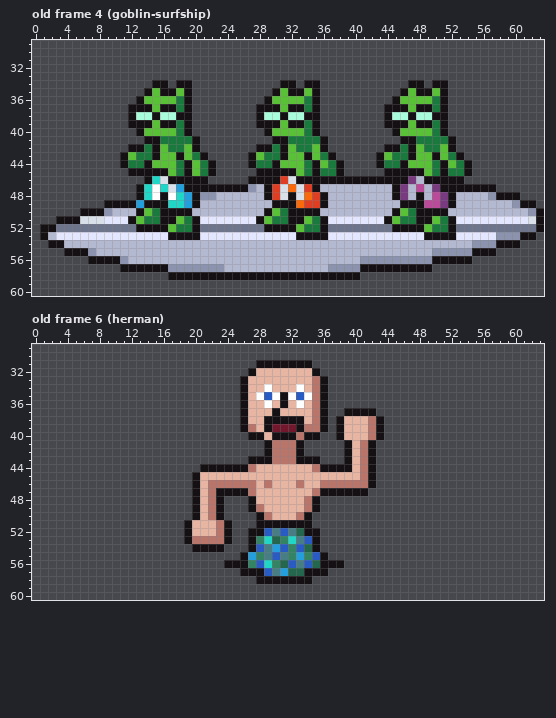
Pixel-art file: editables/enemies.aseprite. Above, as it was before the edit.
64x64 pixels, 6 frames. Shown: old frame 4 (goblin-surfship): x 0..63, y 29..60; old frame 6 (herman): x 0..63, y 29..60. The commit also changed other frames, which this record leaves out.
After:
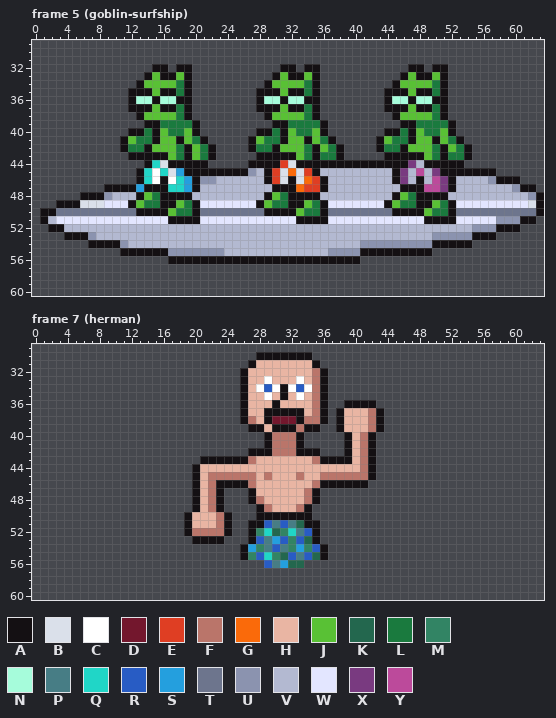
Palette (. is transparent): A #141013  B #dae0ea  C #ffffff  D #73172d  E #df3e23  F #ba756a  G #fa6a0a  H #e9b5a3  J #59c135  K #23674e  L #1a7a3e  M #328464  N #a6fcdb  P #477d85  Q #20d6c7  R #285cc4  S #249fde  T #6d758d  U #8b93af  V #b3b9d1  W #e3e6ff  X #793a80  Y #bc4a9b
From old to new:
frames 6 -> 7
--- frame 5 (goblin-surfship) against old frame 4 (goblin-surfship), layers "Layer 4", "Layer 2"
@@ x 0..63 @@
 31 ................................................................
-32 ................................................................
-33 ................................................................
-34 ...............AA.AA...........AA.AA...........AA.AA............
-35 ..............AJAAJA..........AJAAJA..........AJAAJA............
-36 .............AJJJJLA.........AJJJJLA.........AJJJJLA............
+32 ...............AA.AA...........AA.AA...........AA.AA............
+33 ..............AJAAJA..........AJAAJA..........AJAAJA............
+34 .............AJJJJLA.........AJJJJLA.........AJJJJLA............
+35 ............AAAJAALA........AAAJAALA........AAAJAALA............
+36 ............ANNANNAA........ANNANNAA........ANNANNAA............
 37 ............AAAJAALA........AAAJAALA........AAAJAALA............
-38 ............ANNANNAA........ANNANNAA........ANNANNAA............
-39 ............AAAJAALA........AAAJAALA........AAAJAALA............
-40 .............AJJJJLA.........AJJJJLA.........AJJJJLA............
-41 ..............AALLLLA.........AALLLLA.........AALLLLA...........
-42 ............AALAJLLJA.......AALAJLLJA.......AALAJLLJA...........
-43 ...........AJLLAJJAJLA.....AJLLAJJAJLA.....AJLLAJJAJLA..........
-44 ...........ALLAJJJLAJLA....ALLAJJJLAJLA....ALLAJJJLAJLA.........
-45 ............AAAAAJLAJLA.....AAAAAJLALLA.....AAAAAJLALLA.........
-46 ..............AQBAAAAA.....AAAAEBAAAAAAAAAAAAAAXVAAAAA..........
-47 .............AQCQBSAAAAAAAAUVAEBGBEAVVVVVVVVVAXVYVXAAAAAAA......
-48 .............AQCACQSAUUVVVVVVAEBABGEAVVVVVVVVAXVAVYXAVVVVUAAA...
-49 .........AAAASAAAQQSAVVVVVVVVVAAAGEEAVVVVVVVVVAAAYYXAVVVVVVVUAA.
-50 ......AAAUVVVAJLAAAAVVVVVVVVVAJLAAAAVVVVVVVVVAJLAAAAVVVVVVVVVVUA
-51 ...AAABBBWWWAJLLAAJLAWWWWWWWAJLLAAJLAWWWWWWWAJLLAAJLAWWWWWWWWWBA
-52 .AATTTTTTTTTTAAAAJLLATTTTTTTTAAAAJLLATTTTTTTTAAAAJLLATTTTTTTTTTA
-53 .AVWWWWWWWWWWWWWWAAAAWWWWWWWWWWWWAAAAWWWWWWWWWWWWAAAAWWWWWUUUAA.
-54 ..AAVVVVVVVVVVVVVVVVVVVVVVVVVVVVVVVVVVVVVVVVVVVVVVVVVVVUUUAAA...
-55 ....AAAUVVVVVVVVVVVVVVVVVVVVVVVVVVVVVVVVVVVVVVVVVVUUUUUAAA......
-56 .......AAAAUVVVVVVVVVVVVVVVVVVVVVVVVVVVVVUUUUUUUUUAAAAA.........
-57 ...........AAAAAAUUUUUUUVVVVVVVVVVVVVUUUUAAAAAAAAA..............
-58 .................AAAAAAAAAAAAAAAAAAAAAAAA.......................
+38 .............AJJJJLA.........AJJJJLA.........AJJJJLA............
+39 ..............AALLLLA.........AALLLLA.........AALLLLA...........
+40 ............AALAJLLJA.......AALAJLLJA.......AALAJLLJA...........
+41 ...........AJLLAJJAJLA.....AJLLAJJAJLA.....AJLLAJJAJLA..........
+42 ...........ALLAJJJLAJLA....ALLAJJJLAJLA....ALLAJJJLAJLA.........
+43 ............AAAAAJLAJLA.....AAAAAJLALLA.....AAAAAJLALLA.........
+44 ..............AQBAAAAA.....AAAAEBAAAAAAAAAAAAAAXVAAAAA..........
+45 .............AQCQBSAAAAAAAAUVAEBGBEAVVVVVVVVVAXVYVXAAAAAAA......
+46 .............AQCACQSAUUVVVVVVAEBABGEAVVVVVVVVAXVAVYXAVVVVUAAA...
+47 .........AAAASAAAQQSAVVVVVVVVVAAAGEEAVVVVVVVVVAAAYYXAVVVVVVVUAA.
+48 ......AAAUVVVAJLAAAAVVVVVVVVVAJLAAAAVVVVVVVVVAJLAAAAVVVVVVVVVVUA
+49 ...AAABBBWWWAJLLAAJLAWWWWWWWAJLLAAJLAWWWWWWWAJLLAAJLAWWWWWWWWWBA
+50 .AATTTTTTTTTTAAAAJLLATTTTTTTTAAAAJLLATTTTTTTTAAAAJLLATTTTTTTTTTA
+51 .AVWWWWWWWWWWWWWWAAAAWWWWWWWWWWWWAAAAWWWWWWWWWWWWAAAAWWWWWUUUAA.
+52 ..AAVVVVVVVVVVVVVVVVVVVVVVVVVVVVVVVVVVVVVVVVVVVVVVVVVVVUUUAAA...
+53 ....AAAUVVVVVVVVVVVVVVVVVVVVVVVVVVVVVVVVVVVVVVVVVVUUUUUAAA......
+54 .......AAAAUVVVVVVVVVVVVVVVVVVVVVVVVVVVVVUUUUUUUUUAAAAA.........
+55 ...........AAAAAAUUUUUUUVVVVVVVVVVVVVUUUUAAAAAAAAA..............
+56 .................AAAAAAAAAAAAAAAAAAAAAAAA.......................
+57 ................................................................
+58 ................................................................
 59 ................................................................
--- frame 7 (herman) against old frame 6 (herman), layers "Layer 4", "Layer 2"
@@ x 17..45 @@
 29 .............................
-30 .............................
-31 ...........AAAAAAA...........
-32 ..........AHHHHHHHA..........
-33 .........AHHHHHHHHFA.........
-34 .........AHHCHHHCHFA.........
-35 .........AHCRCACRCFA.........
-36 .........AHHCHAHCHFA.........
-37 .........AHHHAHHHHFA..AAAA...
-38 .........AHHAAAAAHFA.AHHHFA..
-39 .........AFHADDDAFFA.AHHHFA..
-40 ..........AAHAAAFAA..AHHHFA..
+30 ...........AAAAAAA...........
+31 ..........AHHHHHHHA..........
+32 .........AHHHHHHHHFA.........
+33 .........AHHCHHHCHFA.........
+34 .........AHCRCACRCFA.........
+35 .........AHHCHAHCHFA.........
+36 .........AHHHAHHHHFA..AAAA...
+37 .........AHHAAAAAHFA.AHHHFA..
+38 .........AFHADDDAFFA.AHHHFA..
+39 ..........AAHAAAFAA..AHHHFA..
+40 ............AFFFA.....AHFA...
 41 ............AFFFA.....AHFA...
-42 ............AFFFA.....AHFA...
-43 ..........AAAFFFAAA...AHFA...
-44 ....AAAAAAFHHHHHHHFAAAAHFA...
-45 ...AHHHHHHHHHHHHHHHHHHHHFA...
-46 ...AHFFFFFFHFHHHFHHFFFFFFA...
-47 ...AHFAAAAFHHHHHHHFAAAAAA....
-48 ...AHFA...AHHHHHHFA..........
-49 ...AHFA...AFHHHHHFA..........
-50 ...AHFA....AFHHHFA...........
-51 ..AHHHFA...AAAAAAA...........
-52 ..AHHHFA..AARPRPKAA..........
-53 ..AFFFFA..AMQKMQPRA..........
-54 ...AAAA...ARPSRMRKA..........
-55 .........ASMPRPMSMRA.........
-56 .......AAAMRQMKRPRKAAA.......
-57 .........AAARPSKKAAA.........
-58 ...........AAAAAAA...........
+42 ..........AAAFFFAAA...AHFA...
+43 ....AAAAAAFHHHHHHHFAAAAHFA...
+44 ...AHHHHHHHHHHHHHHHHHHHHFA...
+45 ...AHFFFFFFHFHHHFHHFFFFFFA...
+46 ...AHFAAAAFHHHHHHHFAAAAAA....
+47 ...AHFA...AHHHHHHFA..........
+48 ...AHFA...AFHHHHHFA..........
+49 ...AHFA....AFHHHFA...........
+50 ..AHHHFA...AAAAAAA...........
+51 ..AHHHFA..AARPRPKAA..........
+52 ..AFFFFA..AMQKMQPRA..........
+53 ...AAAA...ARPSRMRKA..........
+54 .........ASMPRPMSMRA.........
+55 .........AMRQMKRPRKA.........
+56 ............RPSKK............
+57 .............................
+58 .............................
 59 .............................
Changed places in both pictures, as pixel boxes (x1, y1, x2, y2):
changed: (40, 64, 544, 280)
changed: (184, 352, 384, 584)
